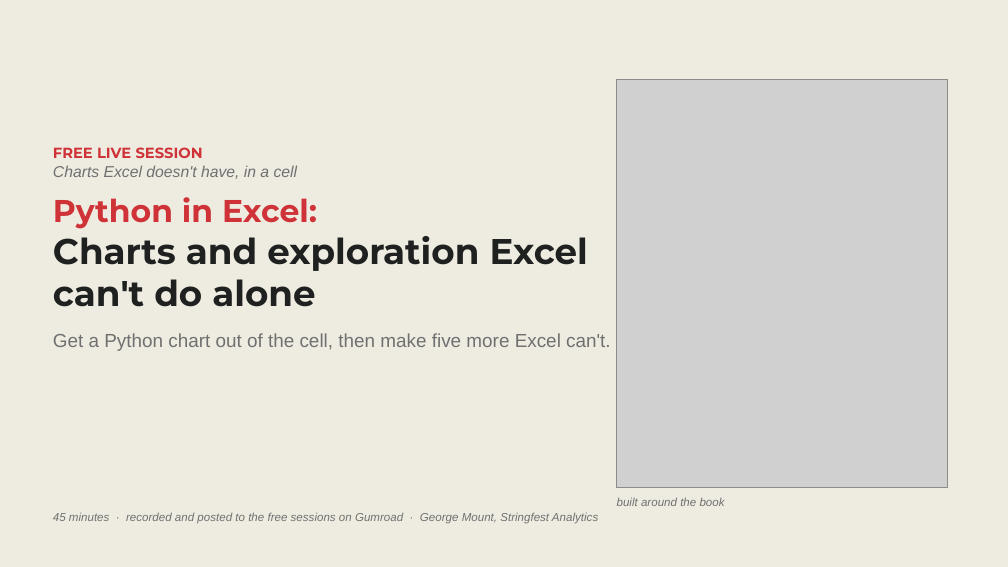
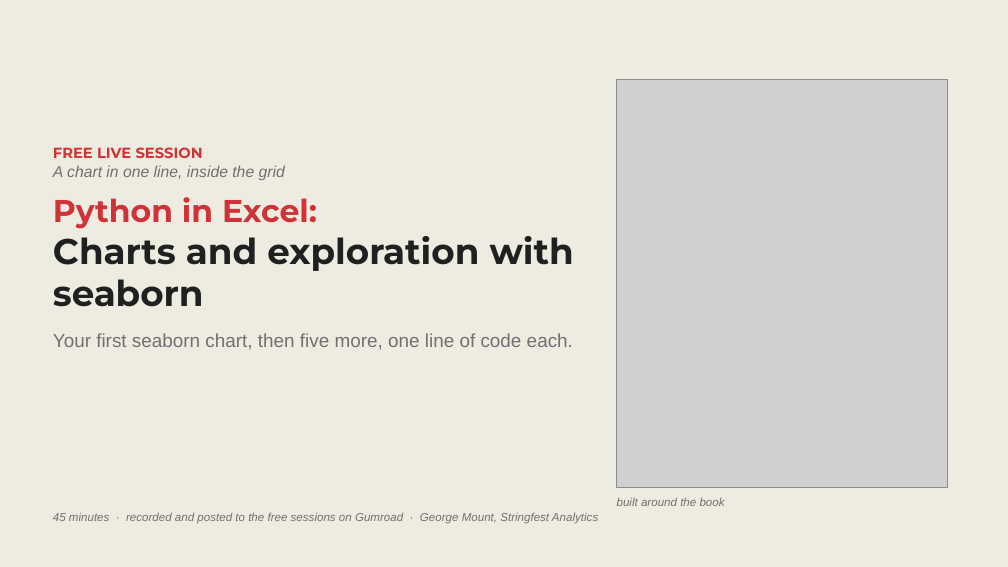
Before and after one commit to stringfestdata/python-excel-analysts-free, a slide deck: slide 1 of s2-charts-exploration/slides.pptx. Drawn at 1008x567 pixels with LibreOffice and Linux fonts; fonts in the diff are those of the drawing; grey boxes stand for pictures. Boxes give left, top, right and bottom in pixels: in the first picture for what was removed or moved away, otherwise in the second. Text is boxed around its words. In the diff, an @@ line names an element or a change of style, - is before the commit and + after.

```diff
--- a/s2-charts-exploration/slides.pptx
+++ b/s2-charts-exploration/slides.pptx
@@ text at <box>53,165,285,180</box>: text changed @@
-Charts Excel doesn't have, in a cell
+A chart in one line, inside the grid
@@ text at <box>53,236,574,350</box>: text changed @@
-Charts and exploration Excel can't do alone
-Get a Python chart out of the cell, then make five more Excel can't.
+Charts and exploration with seaborn
+Your first seaborn chart, then five more, one line of code each.
```
Also in this commit, not shown: 4 other slides changed, 10 other files.
